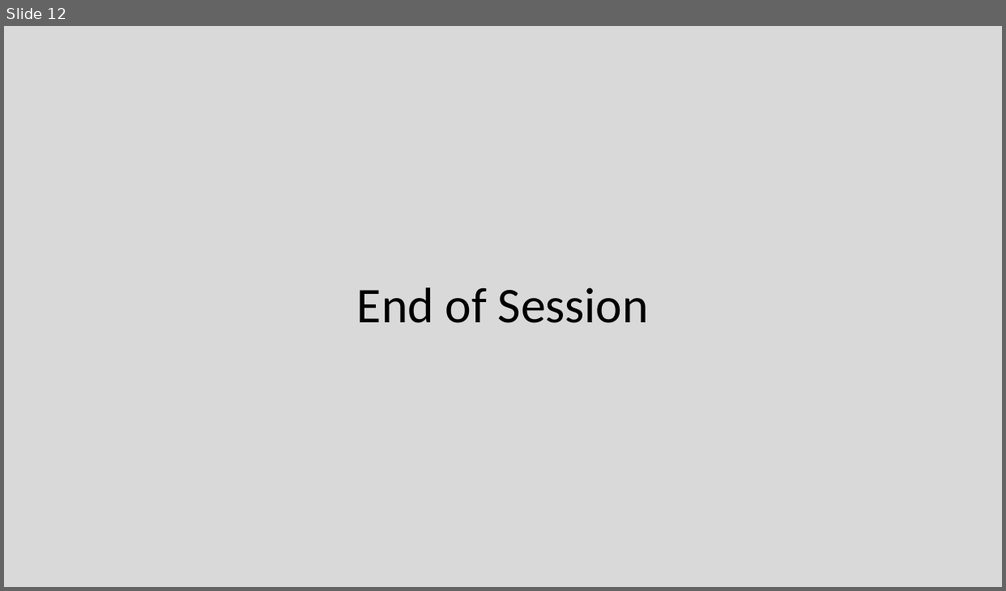
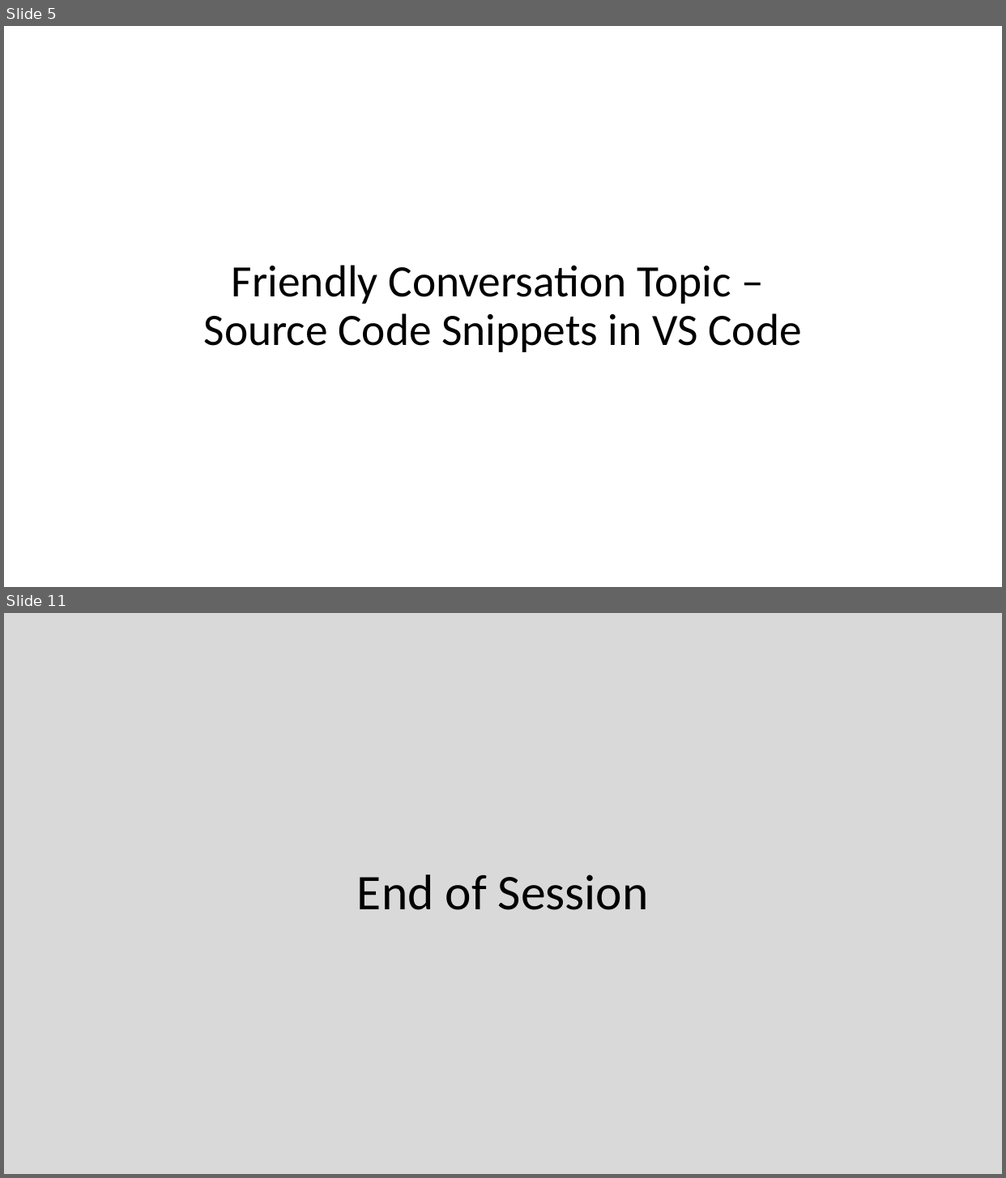
Before and after one commit to EricJPogue/CPSC-24500, a slide deck: lecture-slides/2019-09-06-oop.pptx. Shown one above the other, each under a label of ours: slide 12 before the commit, slides 5 and 11 after it; the slides between them are not shown. The pictures are 1006x591 and 1006x1178 pixels, drawn with LibreOffice and Linux fonts; fonts in the diff are those of the drawing. Boxes give left, top, right and bottom in pixels: in the first picture for what was removed or moved away, otherwise in the second. Text is boxed around its words. In the diff, an @@ line names an element or a change of style, - is before the commit and + after.

```diff
--- a/lecture-slides/2019-09-06-oop.pptx
+++ b/lecture-slides/2019-09-06-oop.pptx
@@ slide 5 added at (x1=4, y1=26, x2=1002, y2=587), background #FFFFFF @@
@@ title added at (x1=204, y1=265, x2=801, y2=352), 43.2 pt, text #000000 @@
+Friendly Conversation Topic –
+Source Code Snippets in VS Code
@@ what was slide 12 is now slide 11 @@
```
Also in this commit, not shown: 4 slides changed, 5 other slides added, 10 slides removed, 1 other file.
